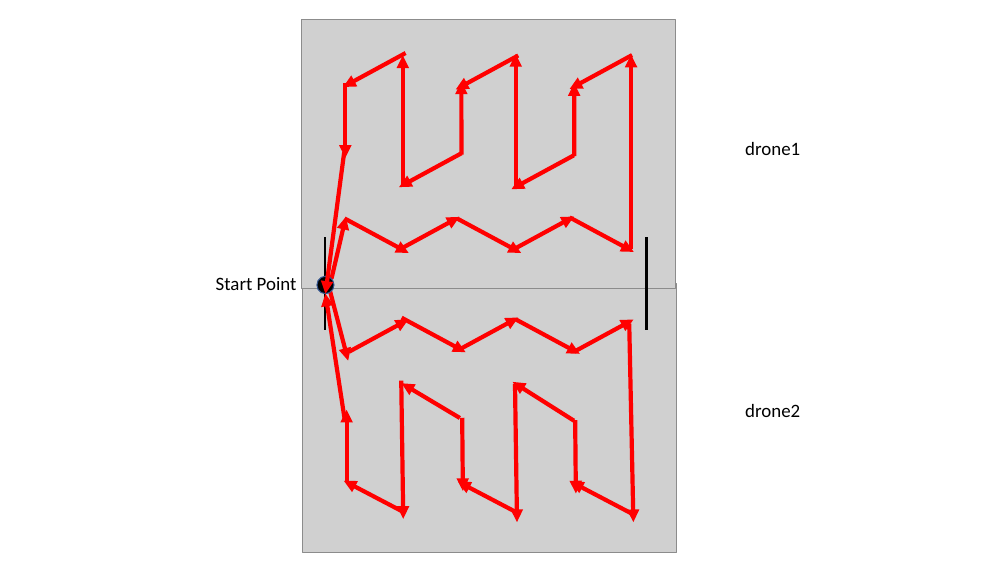
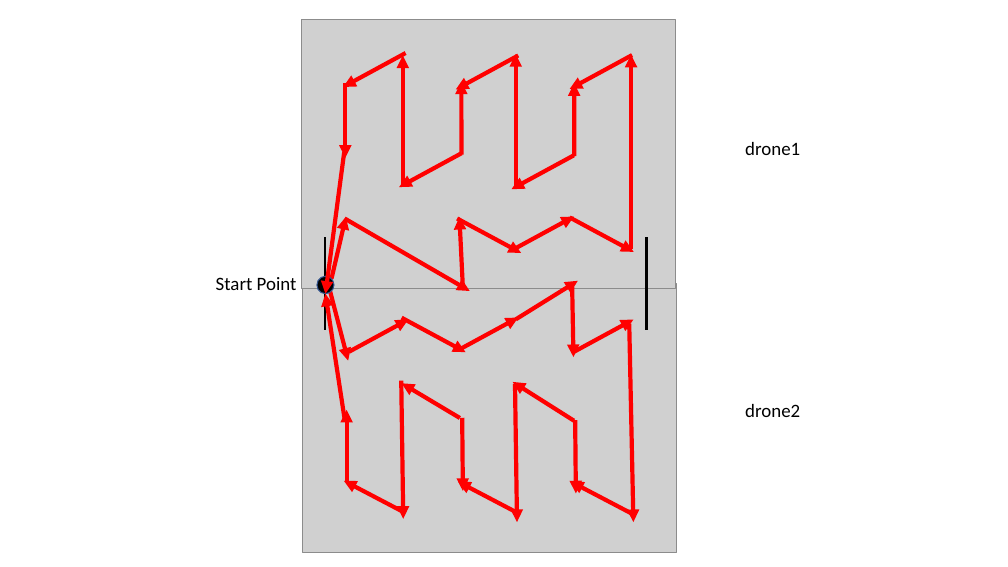
Before and after one commit to zcczhang/UAV_Coverage, a slide deck: slide 2 of pictures/pictures.pptx. Drawn at 1008x567 pixels with LibreOffice and Linux fonts; fonts in the diff are those of the drawing; grey boxes stand for pictures. Boxes give left, top, right and bottom in pixels: in the first picture for what was removed or moved away, otherwise in the second. Text is boxed around its words. In the diff, an @@ line names an element or a change of style, - is before the commit and + after.

```diff
--- a/pictures/pictures.pptx
+++ b/pictures/pictures.pptx
@@ arrow moved from (345, 219) - (409, 253) to (345, 219) - (470, 291) @@
@@ arrow moved from (400, 249) - (460, 217) to (463, 288) - (460, 217) @@
@@ arrow moved from (516, 319) - (580, 354) to (516, 319) - (578, 281) @@
@@ arrow added from (572, 287) to (574, 357), #FF0000 4 pt @@
```
Also in this commit, not shown: 5 slides added, 2 slides removed, 10 other files.
